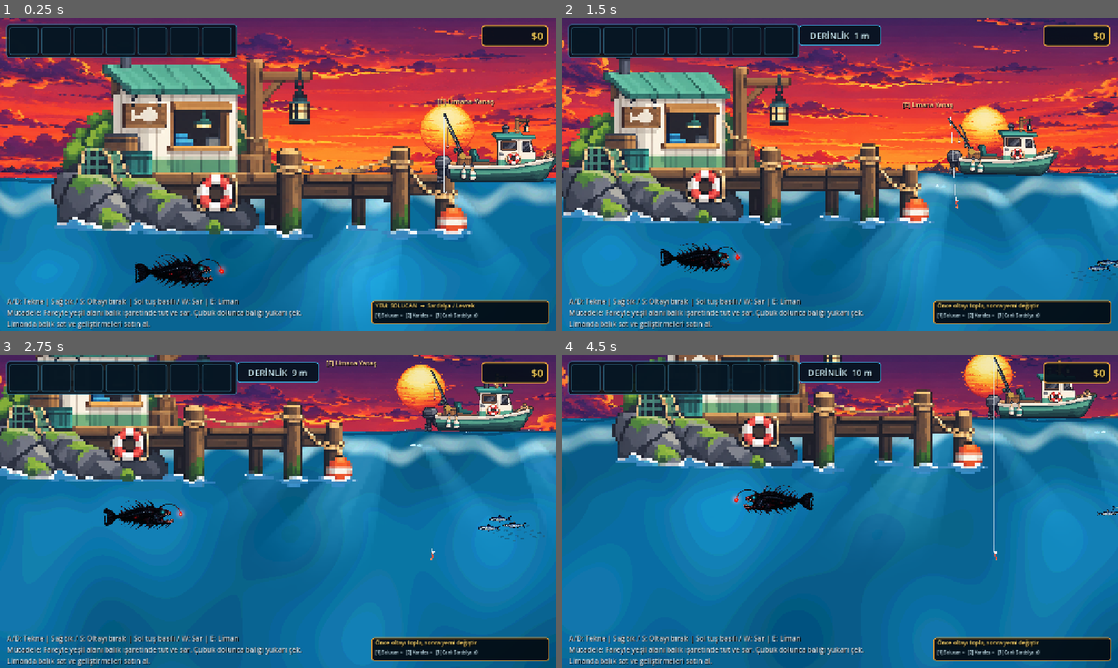
Above: before the commit, frames 1-4 (two rows, left to right).
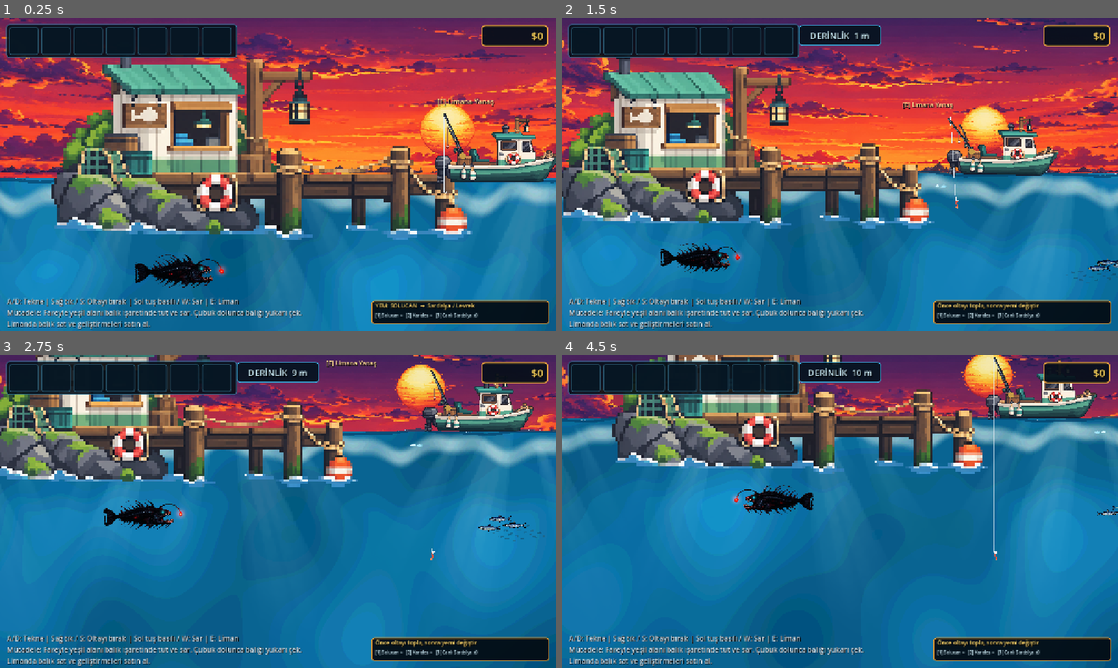
Above: after the commit, the same moments.

Repository: mirackayademir/TinyFisher
Game: Godot game, scene res://scenes/world.tscn
The game is run twice, just before and just after one commit, with the same random seed, the same clock (stepped at 60 frames per second) and the same inputs.
Inputs (mouse positions are in pixels of both pictures, inside the frame that each line leads up to):
- Up to frame 1 (0.25 s): no input
- Up to frame 2 (1.5 s): tap Enter at 0.5 s; move the mouse to (962, 158) at 0.52 s; hold D (move_right) 0.53-1.28 s; tap E (dock) at 0.6 s; click (962, 158) at 0.67 s; move the mouse to (728, 190) at 1.27 s; hold S from 1.28 s (still down); tap 1 at 1.35 s
- Up to frame 3 (2.75 s): move the mouse to (333, 442) at 2.02 s; release S at 2.03 s; hold D (move_right) from 2.03 s (still down); tap 2 at 2.1 s
- Up to frame 4 (4.5 s): move the mouse to (812, 574) at 2.77 s; release D (move_right) at 2.78 s; hold W 2.78-3.53 s; tap 3 at 2.85 s; click (812, 574) at 2.92 s; move the mouse to (1006, 558) at 3.52 s; hold A (move_left) from 3.53 s (still down); tap E (dock) at 3.6 s; move the mouse to (673, 464) at 4.27 s; tap 1 at 4.35 s

The runs differ from the first frame. In frame 1, 2.5% of the frame differs, in the area x 18-97%, y 54-86%; in frame 2, 2.4%; in frame 3, 2.3%; in frame 4, 2.1%.

Commit message:
Register sun rays runtime autoload

Diff:
--- a/project.godot
+++ b/project.godot
@@ -21,6 +21,7 @@
 DeepSeaAtmosphere="*res://scenes/deep_sea_atmosphere.gd"
 RareFishSystem="*res://scenes/abyssal_leviathan_runtime.gd"
 EnvironmentLayers="*res://scenes/environment_layers.gd"
+SunRaysRuntime="*res://scenes/sun_rays_runtime.gd"
 SurfaceFoamSync="*res://scenes/surface_foam_sync.gd"
 UnderwaterTerrainRuntime="*res://scenes/underwater_terrain_runtime.gd"
 
